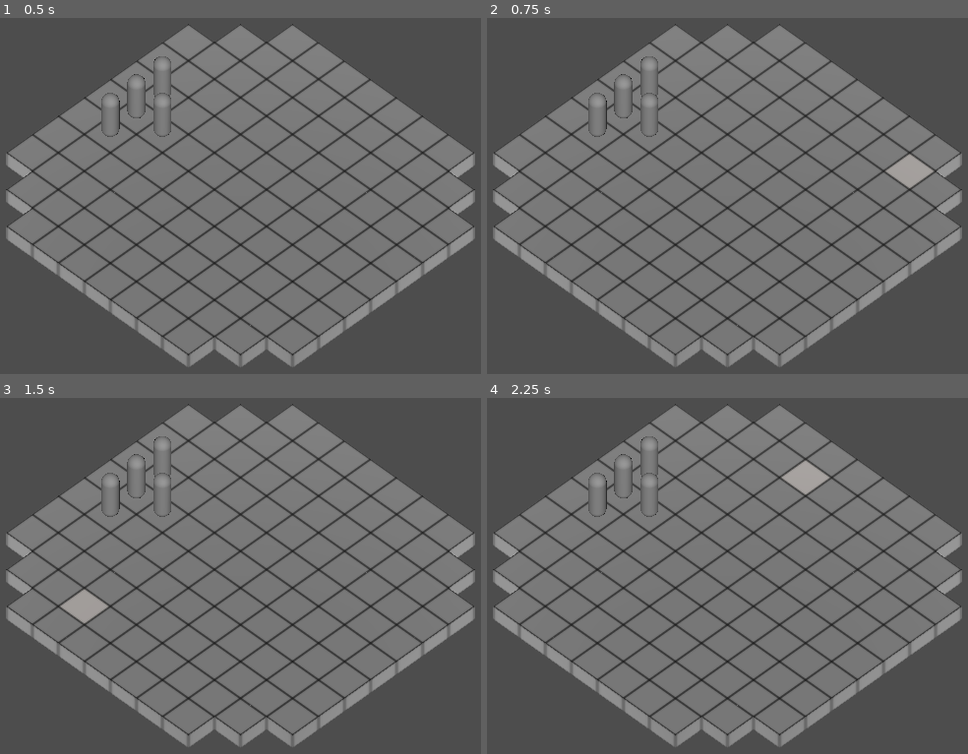
Above: before the commit, frames 1-4 (two rows, left to right).
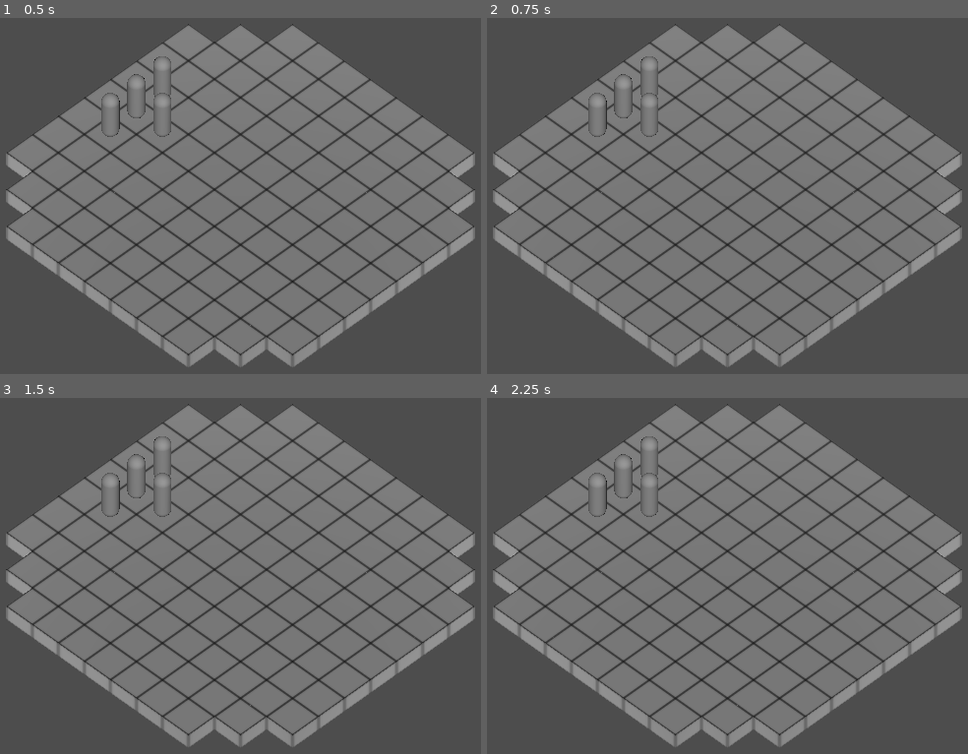
Above: after the commit, the same moments.

Repository: telmotrooper/meagre-tactics
Game: Godot game, scene res://main.tscn
Two runs of this game, one before a commit and one after it. Both use one fixed random seed, a clock stepped at 60 frames per second and the inputs below.
Inputs (mouse positions are in pixels of both pictures, inside the frame that each line leads up to):
- Up to frame 1 (0.5 s): no input
- Up to frame 2 (0.75 s): tap Enter at 0.5 s; move the mouse to (900, 181) at 0.52 s
- Up to frame 3 (1.5 s): tap Space at 1.25 s; move the mouse to (81, 604) at 1.27 s
- Up to frame 4 (2.25 s): tap Enter at 2 s; move the mouse to (804, 487) at 2.02 s

Frame 1 is identical in both runs. In frame 2, 0.5% of the frame differs, in the area x 82-93%, y 38-48%; in frame 3, 0.5%; in frame 4, 0.5%.

Commit message:
only highlight tile if a piece is there

Diff:
--- a/piece/piece.tscn
+++ b/piece/piece.tscn
@@ -12,6 +12,8 @@
 
 [node name="Piece" type="CharacterBody3D"]
 transform = Transform3D(1, 0, 0, 0, 1, 0, 0, 0, 1, 0, 1.5, 0)
+collision_mask = 0
+input_ray_pickable = false
 script = ExtResource("1_yopb6")
 
 [node name="MeshInstance3D" type="MeshInstance3D" parent="."]
@@ -19,4 +21,3 @@
 
 [node name="CollisionShape3D" type="CollisionShape3D" parent="."]
 shape = SubResource("CapsuleShape3D_qi4j4")
-disabled = true
--- a/project.godot
+++ b/project.godot
@@ -19,3 +19,7 @@
 
 window/size/viewport_width=1920
 window/size/viewport_height=1080
+
+[layer_names]
+
+3d_physics/layer_1="Pieces"
--- a/tile.gd
+++ b/tile.gd
@@ -7,7 +7,8 @@
 @export var walk_tile_material: Material
 
 func _on_area_3d_mouse_entered() -> void:
-	material = hover_tile_material
+	if len($Area3D2.get_overlapping_bodies()) > 0:
+		material = hover_tile_material
 
 func _on_area_3d_mouse_exited() -> void:
 	material = tile_material
--- a/tiles/tile.tscn
+++ b/tiles/tile.tscn
@@ -7,6 +7,8 @@
 
 [sub_resource type="BoxShape3D" id="BoxShape3D_oybon"]
 size = Vector3(1, 0.5, 1)
+
+[sub_resource type="BoxShape3D" id="BoxShape3D_jtn4j"]
 
 [node name="Tile" type="CSGBox3D"]
 transform = Transform3D(1, 0, 0, 0, 1, 0, 0, 0, 1, -3, 0, -5)
@@ -22,6 +24,15 @@
 [node name="CollisionShape3D" type="CollisionShape3D" parent="Area3D"]
 shape = SubResource("BoxShape3D_oybon")
 
+[node name="Area3D2" type="Area3D" parent="."]
+visible = false
+collision_layer = 0
+monitorable = false
+
+[node name="CollisionShape3D" type="CollisionShape3D" parent="Area3D2"]
+transform = Transform3D(1, 0, 0, 0, 1, 0, 0, 0, 1, 0, 0.75, 0)
+shape = SubResource("BoxShape3D_jtn4j")
+
 [connection signal="input_event" from="Area3D" to="." method="_on_area_3d_input_event"]
 [connection signal="mouse_entered" from="Area3D" to="." method="_on_area_3d_mouse_entered"]
 [connection signal="mouse_exited" from="Area3D" to="." method="_on_area_3d_mouse_exited"]
Not shown: 1 places in tiles/tile.tscn that only renumber resources
